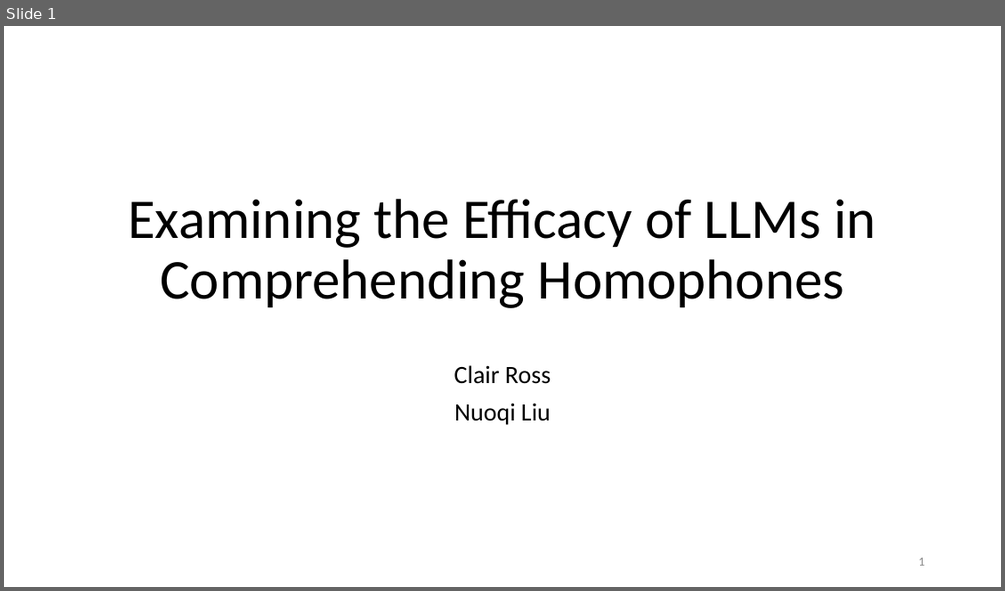
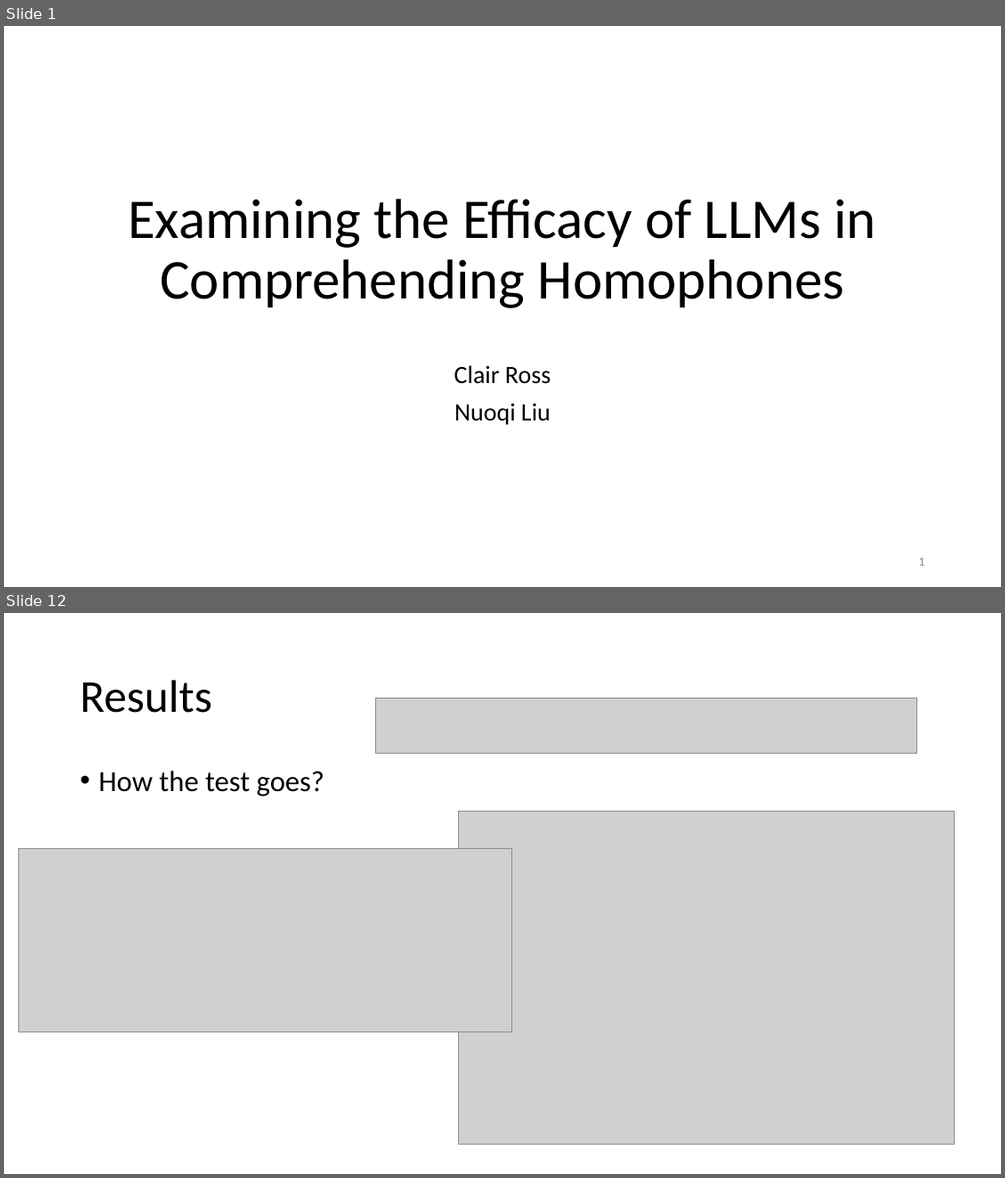
Before and after one commit to LNQ1997/CPSC532V-project, a slide deck: final_presentation.pptx. Shown one above the other, each under a label of ours: slide 1 before the commit, slides 1 and 12 after it; the slides between them are not shown. The pictures are 1005x591 and 1005x1178 pixels, drawn with LibreOffice and Linux fonts; fonts in the diff are those of the drawing; grey boxes stand for pictures. Boxes give left, top, right and bottom in pixels: in the first picture for what was removed or moved away, otherwise in the second. Text is boxed around its words. In the diff, an @@ line names an element or a change of style, - is before the commit and + after.

```diff
--- a/final_presentation.pptx
+++ b/final_presentation.pptx
@@ slide 12 added at [4,613,1001,1174], background #FFFFFF @@
@@ title added at [80,680,212,713], 44 pt, text #000000 @@
+Results
@@ picture added at [376,698,917,754] @@
@@ text added at [98,771,324,796], 28 pt, text #000000 @@
+• How the test goes?
@@ picture added at [459,811,954,1144] @@
@@ picture added at [19,849,512,1032] @@
```
Also in this commit, not shown: 1 slide changed, 18 other slides added, 4 slides removed.
